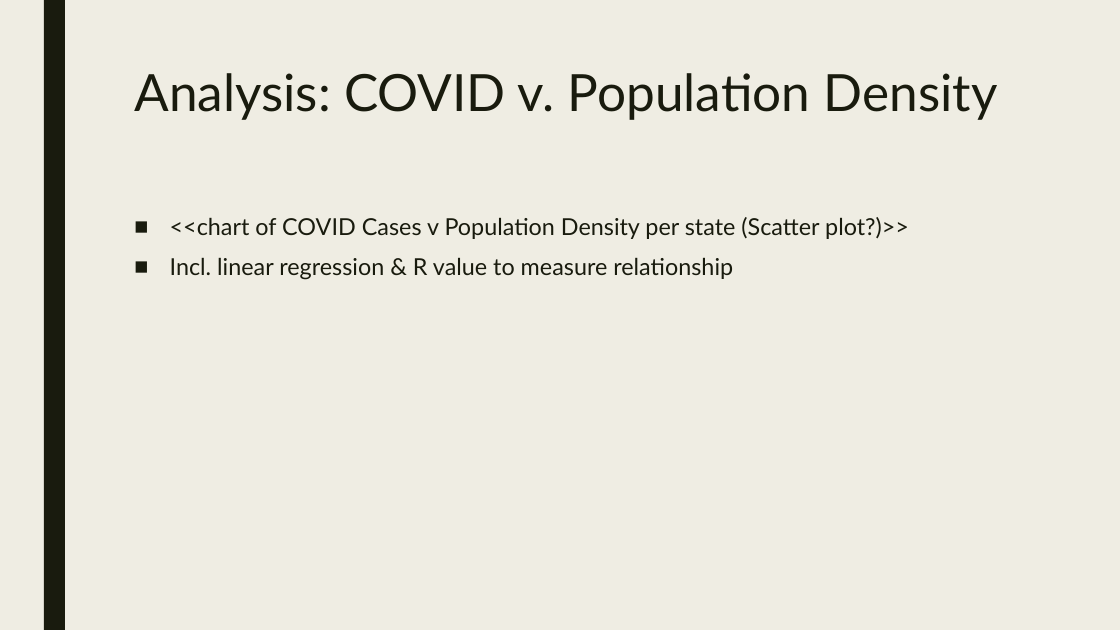
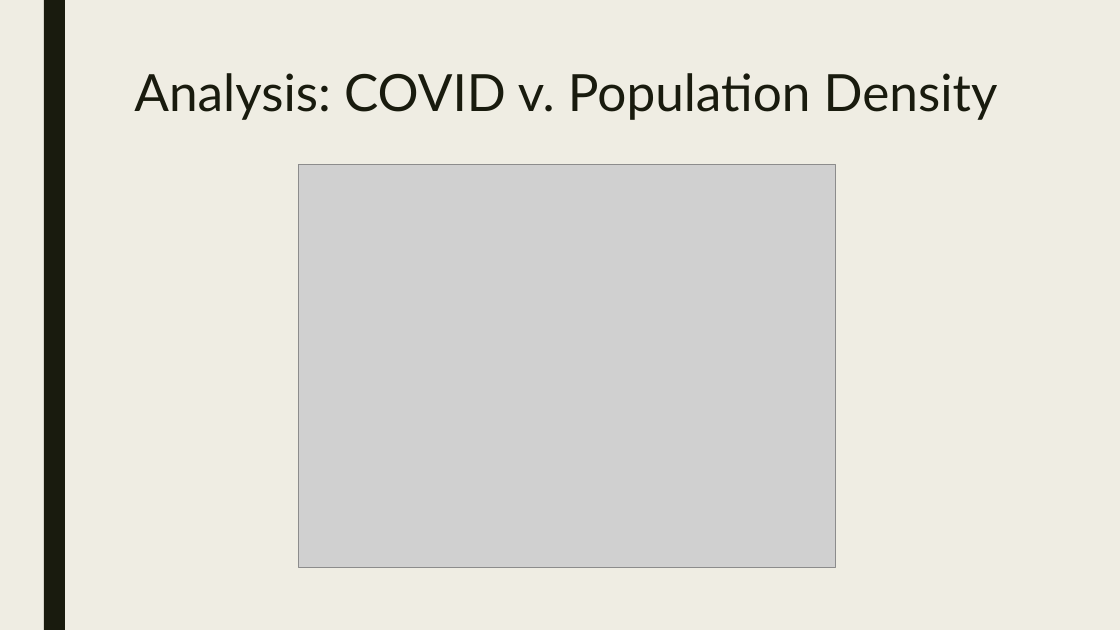
Before and after one commit to lcarbo/US_COVID_Project, a slide deck: slide 12 of COVID_Presentation_0104.pptx (slide 10 before the commit). Drawn at 1120x630 pixels with LibreOffice and Linux fonts; fonts in the diff are those of the drawing; grey boxes stand for pictures. Boxes give left, top, right and bottom in pixels: in the first picture for what was removed or moved away, otherwise in the second. Text is boxed around its words. In the diff, an @@ line names an element or a change of style, - is before the commit and + after.

Commit message:
Ppt with images

```diff
--- a/COVID_Presentation_0104.pptx
+++ b/COVID_Presentation_0104.pptx
@@ picture added at <box>299,165,836,567</box> @@
@@ text removed at <box>170,217,909,280</box> @@
-■ <<chart of COVID Cases v Population Density per state (Scatter plot?)>>
-■ Incl. linear regression & R value to measure relationship
```
Also in this commit, not shown: 4 other slides changed, 2 slides added, 1 other file.
